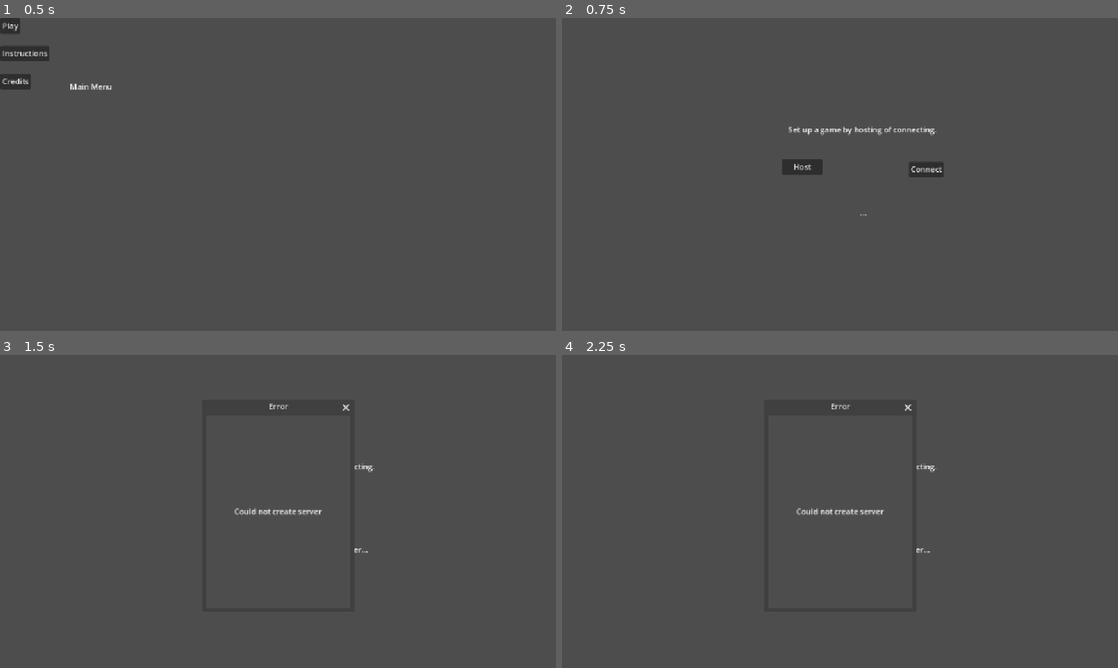
Above: before the commit, frames 1-4 (two rows, left to right).
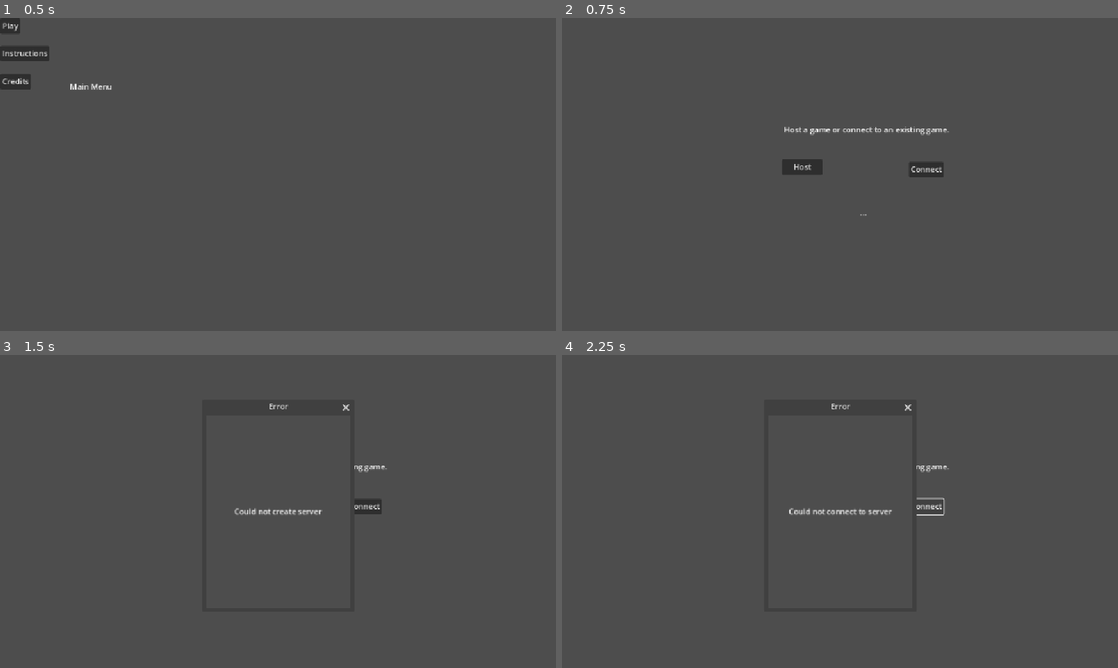
Above: after the commit, the same moments.

Repository: JoeyGiordano/JGZGodotGameTemplate
Game: Godot game, scene res://game_container/game_container.tscn
Two runs of this game, one before a commit and one after it. Both use one fixed random seed, a clock stepped at 60 frames per second and the inputs below.
Inputs (mouse positions are in pixels of both pictures, inside the frame that each line leads up to):
- Up to frame 1 (0.5 s): no input
- Up to frame 2 (0.75 s): click "Play" at 0.5 s
- Up to frame 3 (1.5 s): click "Host" at 1.25 s
- Up to frame 4 (2.25 s): click (923, 505) at 2 s, where only the run after the commit has a clickable "Connect"

Frame 1 is identical in both runs. In frame 2, 0.3% of the frame differs, in the area x 40-70%, y 34-38%; in frame 3, 0.3%; in frame 4, 0.4%, in the area x 40-70%, y 34-64%.

Commit message:
Connection Flow Messages Done

Diff:
--- a/game/player_field_1.gd
+++ b/game/player_field_1.gd
@@ -9,46 +9,43 @@
 @onready var leave_button : Button = $LeaveButton
 
 func _ready():
-	button1.connect("button_down", on_button1_pressed)
-	button2.connect("button_down", on_button2_pressed)
+	button1.connect("button_down", _on_button1_pressed)
+	button2.connect("button_down", _on_button2_pressed)
+	leave_button.connect("button_down", _on_leave_button_pressed)
 	$IDLabel.text = str(multiplayer.get_unique_id())
 	if multiplayer.get_unique_id() == 1 : leave_button.text = "End"
 
-func on_button1_pressed() :
+func _on_button1_pressed() :
 	if waiting_for_opponent() : return
 	if label.modulate == Color.BLUE : label.modulate = Color.WHITE
 	else : label.modulate = Color.BLUE
-	rpc("on_button1_pressed_for_peer")
+	rpc("_on_button1_pressed_for_peer")
 
 @rpc("any_peer")
-func on_button1_pressed_for_peer() :
+func _on_button1_pressed_for_peer() :
 	var labelx : Label = GameContainer.GC.OpponentSceneHolder.get_child(0).get_child(0)
 	if labelx.modulate == Color.RED : labelx.modulate = Color.WHITE
 	else : labelx.modulate = Color.RED
 
-func on_button2_pressed() :
+func _on_button2_pressed() :
 	if waiting_for_opponent() : return
 	var rand_color = get_random_color()
 	rect.color = rand_color
-	rpc("on_button2_pressed_for_peer", rand_color)
+	rpc("_on_button2_pressed_for_peer", rand_color)
 
 @rpc("any_peer")
-func on_button2_pressed_for_peer(color : Color) :
+func _on_button2_pressed_for_peer(color : Color) :
 	rect.color = color
 
-func on_leave_button_pressed() :
-	rpc("on_leave_button_pressed_for_peer")
+func _on_leave_button_pressed() :
+	#if multiplayer.get_unique_id() == 1 : #host end button pressed
+	if multiplayer.multiplayer_peer :
+		multiplayer.multiplayer_peer.close()
+	multiplayer.multiplayer_peer = null
+	#else : #client leave button pressed
 
 	GameContainer.GC.destroy_opponent_scene()
 	GameContainer.GC.switch_to_scene("main_menu")
-
-
-@rpc("any_peer")
-func on_leave_button_pressed_for_peer(is_session_ending : bool) :
-	label.modulate = Color.WHITE
-	rect.color = Color.WHITE
-	GameContainer.GC.destroy_opponent_scene()
-
 
 func get_random_color() -> Color:
 	var hue = randf_range(0.0, 1.0)
--- a/game_container/game_container.gd
+++ b/game_container/game_container.gd
@@ -60,7 +60,8 @@
 	OpponentSceneHolder.add_child(s)
 
 func destroy_opponent_scene() :
-	OpponentSceneHolder.get_child(0).queue_free()
+	if OpponentSceneHolder.get_child_count() != 0 :
+		OpponentSceneHolder.get_child(0).queue_free()
 
 func get_scene(scene_name : String) -> PackedScene:
 	#return the PackedScene with the name scene_name
--- a/multiplayer/multiplayer.gd
+++ b/multiplayer/multiplayer.gd
@@ -11,13 +11,17 @@
 # Create peer object using ENet networking library
 var peer = ENetMultiplayerPeer.new()
 
+signal connection_outcome_determined(success : bool)
+
 func _ready():
+	multiplayer.connection_failed.connect(_on_connection_failed)
+	multiplayer.connected_to_server.connect(_on_connected)
 	multiplayer.server_disconnected.connect(_on_server_disconnected)
 
 func setup_as_host() :
 	# Create a server (set peer to listen on PORT)
 	var result = peer.create_server(PORT, MAX_CLIENTS)
-	if result :
+	if result : #if it didn't work
 		PopupDialouge.create_popup("Error", 300,400, "Could not create server")
 		return
 
@@ -26,22 +30,45 @@
 	# Switch to the player game scene
 	GameContainer.GC.switch_to_scene("player_field_1")
 
-	multiplayer.peer_connected.connect(on_peer_connected)
+	multiplayer.peer_connected.connect(_on_peer_connected)
+	multiplayer.peer_disconnected.connect(_on_peer_disconnected)
 
-func setup_as_client() :
+func setup_as_client() -> bool :
 	var result = peer.create_client(SERVER_ADDRESS, PORT)
-	if result :
+	if result : #if it didn't work
 		PopupDialouge.create_popup("Error", 300,400, "Could not connect to server")
-		return
+		return false
 
 	# Set the godot internal peer
 	multiplayer.multiplayer_peer = peer
+
+	#await to confirm successful connection
+	var success = await connection_outcome_determined
+	if !success :
+		PopupDialouge.create_popup("Error", 300,400, "Error: Server does not exist")
+		multiplayer.multiplayer_peer.close()
+		multiplayer.multiplayer_peer = null
+		return false
+
 	# Switch to the player game scene
 	GameContainer.GC.switch_to_scene("player_field_1")
 	GameContainer.GC.switch_to_opponent_scene("opponent_field_1")
+	return true
 
-func on_peer_connected(peer_id) :
+func _on_peer_connected(peer_id) :
 	GameContainer.GC.switch_to_opponent_scene("opponent_field_1")
 
+func _on_peer_disconnected(peer_id) :
+	PopupDialouge.create_popup("Opponent Disconnected", 300,400, "Opponent disconected. Peer: " + str(peer_id))
+	GameContainer.GC.destroy_opponent_scene()
+
 func _on_server_disconnected() :
-	PopupDialouge.create_popup("Server Disconnected", 300,400, "Error: server disconected")
+	PopupDialouge.create_popup("Server Disconnected", 300,400, "Server disconected")
+	GameContainer.GC.destroy_opponent_scene()
+	GameContainer.GC.switch_to_scene("main_menu")
+
+func _on_connection_failed() :
+	connection_outcome_determined.emit(false)
+
+func _on_connected() :
+	connection_outcome_determined.emit(true)
--- a/scenes/shell_scenes/connect.gd
+++ b/scenes/shell_scenes/connect.gd
@@ -12,15 +12,23 @@
 func host_button_pressed() :
 	disable_buttons()
 	message_label.text = "Setting up server..."
-	MultiplayerManager.setup_as_host()
+	var success = await MultiplayerManager.setup_as_host()
+	if !success :
+		message_label.text = ""
+		enable_buttons()
 
 func connect_button_pressed() :
 	disable_buttons()
 	message_label.text = "Trying to connect..."
-	MultiplayerManager.setup_as_client()
+	var success = await MultiplayerManager.setup_as_client()
+	if !success :
+		message_label.text = ""
+		enable_buttons()
 
 func disable_buttons() :
 	host_button.disabled = true
-	host_button.visible = false
 	connect_botton.disabled = true
-	connect_botton.visible = false
+
+func enable_buttons() :
+	host_button.disabled = false
+	connect_botton.disabled = false
--- a/scenes/shell_scenes/connect.tscn
+++ b/scenes/shell_scenes/connect.tscn
@@ -20,11 +20,11 @@
 text = "Connect"
 
 [node name="Label" type="Label" parent="."]
-offset_left = 468.0
+offset_left = 459.0
 offset_top = 219.0
-offset_right = 775.0
+offset_right = 802.0
 offset_bottom = 242.0
-text = "Set up a game by hosting of connecting."
+text = "Host a game or connect to an existing game."
 
 [node name="MessageLabel" type="Label" parent="."]
 offset_left = 617.0
